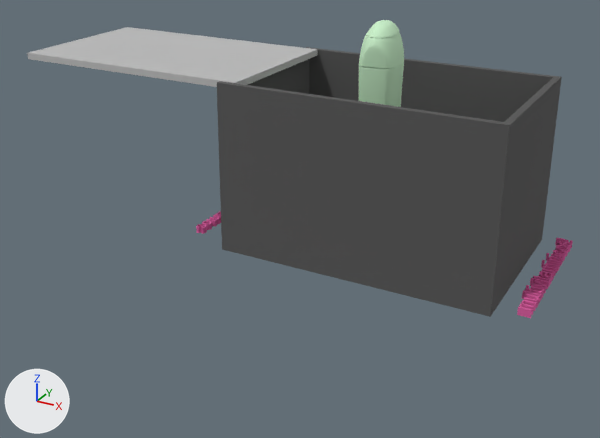
A saved change to the glTF model modelos3D/shampoo_03.glb.
One viewpoint serves both versions: a camera (50 mm lens) standing at (34.8, -84.3, 42.4) and looking at (-11.4, -0.3, 0.3). Lighting does not change. The marker at lower left points along +X, +Y and +Z. Where no turn or scale is listed for an object, it has been applied to the vertices.
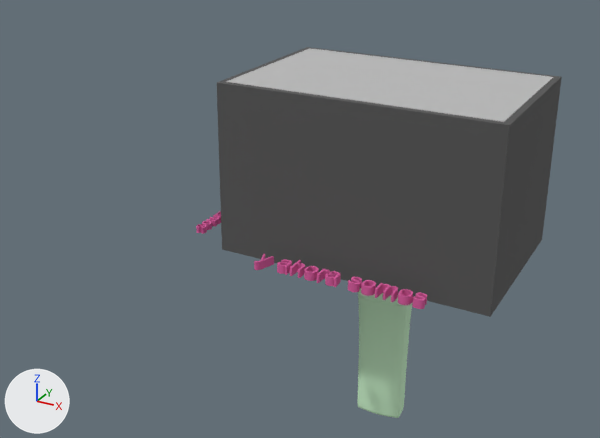
What differs and where, as boxes (x1, y1, x2, y2) in the pictures (600 x 438 px):
'polySurface53', moved: before (27, 27, 318, 87); after (226, 48, 553, 122)
'obj:Box009', moved, turned: before (358, 20, 404, 107); after (357, 288, 412, 418)
'polySurface27', moved (not visible before): after (375, 283, 398, 302)
'polySurface30', moved (not visible afterwards): before (517, 300, 536, 318)
'polySurface28', moved (not visible before): after (398, 289, 413, 305)
'polySurface24', moved (not visible before): after (325, 271, 341, 287)
'polySurface26', moved (not visible before): after (361, 280, 376, 296)
'polySurface19', moved (not visible before): after (254, 254, 274, 270)
'polySurface29', moved (not visible before): after (412, 293, 427, 309)
'polySurface22', moved (not visible before): after (304, 266, 319, 281)
'polySurface20', moved (not visible before): after (277, 259, 292, 275)
'polySurface25', moved (not visible before): after (348, 277, 362, 292)
'polySurface21', moved (not visible before): after (290, 260, 305, 278)
'polySurface41', moved (not visible afterwards): before (542, 263, 558, 279)
'polySurface31', moved (not visible afterwards): before (524, 294, 540, 308)
'polySurface23', moved (not visible before): after (317, 269, 330, 283)
'polySurface40', moved (not visible afterwards): before (539, 271, 554, 284)
'polySurface48', moved (not visible afterwards): before (555, 245, 568, 257)
'polySurface44', moved (not visible afterwards): before (548, 256, 562, 268)
'polySurface32', moved (not visible afterwards): before (522, 290, 541, 303)
'polySurface39', moved (not visible afterwards): before (533, 275, 551, 287)
'polySurface49', moved (not visible afterwards): before (558, 241, 571, 252)
'polySurface50', moved (not visible afterwards): before (555, 238, 569, 245)

Patch to the scene script:
```diff
--- a/modelos3D/shampoo_03.glb.py
+++ b/modelos3D/shampoo_03.glb.py
@@ ob_polysurface49 @@
 ob_polysurface49 = bpy.data.objects.new('polySurface49', me_polysurface49shape)
-ob_polysurface49.location = (-4.9, 0.0, 0.0)
+ob_polysurface49.location = (-10.1, 0.0, 0.0)
@@ ob_polysurface44 @@
 ob_polysurface44 = bpy.data.objects.new('polySurface44', me_polysurface44shape)
-ob_polysurface44.location = (-4.9, 0.0, 0.0)
+ob_polysurface44.location = (-10.1, 0.0, 0.0)
@@ ob_polysurface50 @@
 ob_polysurface50 = bpy.data.objects.new('polySurface50', me_polysurface50shape)
-ob_polysurface50.location = (-4.9, 0.0, 0.0)
+ob_polysurface50.location = (-10.1, 0.0, 0.0)
@@ ob_polysurface31 @@
 ob_polysurface31 = bpy.data.objects.new('polySurface31', me_polysurface31shape)
-ob_polysurface31.location = (-4.9, 0.0, 0.0)
+ob_polysurface31.location = (-10.1, 0.0, 0.0)
@@ ob_polysurface30 @@
 ob_polysurface30 = bpy.data.objects.new('polySurface30', me_polysurface30shape)
-ob_polysurface30.location = (-4.9, 0.0, 0.0)
+ob_polysurface30.location = (-10.1, 0.0, 0.0)
@@ ob_polysurface48 @@
 ob_polysurface48 = bpy.data.objects.new('polySurface48', me_polysurface48shape)
-ob_polysurface48.location = (-4.9, 0.0, 0.0)
+ob_polysurface48.location = (-10.1, 0.0, 0.0)
@@ ob_polysurface32 @@
 ob_polysurface32 = bpy.data.objects.new('polySurface32', me_polysurface32shape)
-ob_polysurface32.location = (-4.9, 0.0, 0.0)
+ob_polysurface32.location = (-10.1, 0.0, 0.0)
@@ ob_polysurface39 @@
 ob_polysurface39 = bpy.data.objects.new('polySurface39', me_polysurface39shape)
-ob_polysurface39.location = (-4.9, 0.0, 0.0)
+ob_polysurface39.location = (-10.1, 0.0, 0.0)
@@ ob_polysurface41 @@
 ob_polysurface41 = bpy.data.objects.new('polySurface41', me_polysurface41shape)
-ob_polysurface41.location = (-4.9, 0.0, 0.0)
+ob_polysurface41.location = (-10.1, 0.0, 0.0)
@@ ob_polysurface40 @@
 ob_polysurface40 = bpy.data.objects.new('polySurface40', me_polysurface40shape)
-ob_polysurface40.location = (-4.9, 0.0, 0.0)
+ob_polysurface40.location = (-10.1, 0.0, 0.0)
@@ ob_obj_box009 @@
 ob_obj_box009.parent = ob_shampoo_03
-ob_obj_box009.location = (0.0, 0.0, -20.34)
-ob_obj_box009.rotation_euler = (0.0, 0.0, 1.63)  # degrees (0, 0, 93)
+ob_obj_box009.location = (0.0, 0.0, -49.85)
@@ ob_polysurface53 @@
 ob_polysurface53 = bpy.data.objects.new('polySurface53', me_polysurface53shape)
-ob_polysurface53.location = (-29.8, 0.0, 9.1)
+ob_polysurface53.location = (0.0, 0.0, 9.1)
@@ ob_polysurface26 @@
 ob_polysurface26 = bpy.data.objects.new('polySurface26', me_polysurface26shape)
-ob_polysurface26.location = (0.0, 0.0, 0.0)
+ob_polysurface26.location = (0.0, -4.5, 0.0)
@@ ob_polysurface25 @@
 ob_polysurface25 = bpy.data.objects.new('polySurface25', me_polysurface25shape)
-ob_polysurface25.location = (0.0, 0.0, 0.0)
+ob_polysurface25.location = (0.0, -4.5, 0.0)
@@ ob_polysurface29 @@
 ob_polysurface29 = bpy.data.objects.new('polySurface29', me_polysurface29shape)
-ob_polysurface29.location = (0.0, 0.0, 0.0)
+ob_polysurface29.location = (0.0, -4.5, 0.0)
@@ ob_polysurface24 @@
 ob_polysurface24 = bpy.data.objects.new('polySurface24', me_polysurface24shape)
-ob_polysurface24.location = (0.0, 0.0, 0.0)
+ob_polysurface24.location = (0.0, -4.5, 0.0)
@@ ob_polysurface27 @@
 ob_polysurface27 = bpy.data.objects.new('polySurface27', me_polysurface27shape)
-ob_polysurface27.location = (0.0, 0.0, 0.0)
+ob_polysurface27.location = (0.0, -4.5, 0.0)
@@ ob_polysurface28 @@
 ob_polysurface28 = bpy.data.objects.new('polySurface28', me_polysurface28shape)
-ob_polysurface28.location = (0.0, 0.0, 0.0)
+ob_polysurface28.location = (0.0, -4.5, 0.0)
@@ ob_polysurface23 @@
 ob_polysurface23 = bpy.data.objects.new('polySurface23', me_polysurface23shape)
-ob_polysurface23.location = (0.0, 0.0, 0.0)
+ob_polysurface23.location = (0.0, -4.5, 0.0)
@@ ob_polysurface20 @@
 ob_polysurface20 = bpy.data.objects.new('polySurface20', me_polysurface20shape)
-ob_polysurface20.location = (0.0, 0.0, 0.0)
+ob_polysurface20.location = (0.0, -4.5, 0.0)
@@ ob_polysurface19 @@
 ob_polysurface19 = bpy.data.objects.new('polySurface19', me_polysurface19shape)
-ob_polysurface19.location = (0.0, 0.0, 0.0)
+ob_polysurface19.location = (0.0, -4.5, 0.0)
@@ ob_polysurface22 @@
 ob_polysurface22 = bpy.data.objects.new('polySurface22', me_polysurface22shape)
-ob_polysurface22.location = (0.0, 0.0, 0.0)
+ob_polysurface22.location = (0.0, -4.5, 0.0)
@@ ob_polysurface21 @@
 ob_polysurface21 = bpy.data.objects.new('polySurface21', me_polysurface21shape)
-ob_polysurface21.location = (0.0, 0.0, 0.0)
+ob_polysurface21.location = (0.0, -4.5, 0.0)
```
